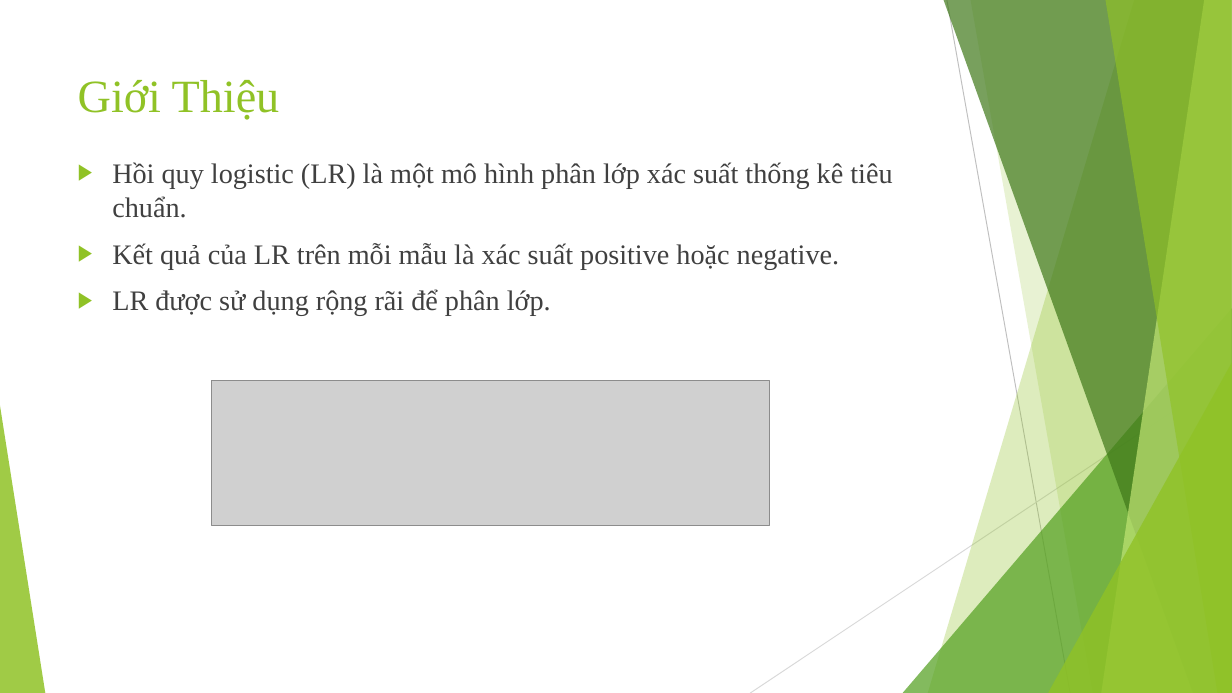
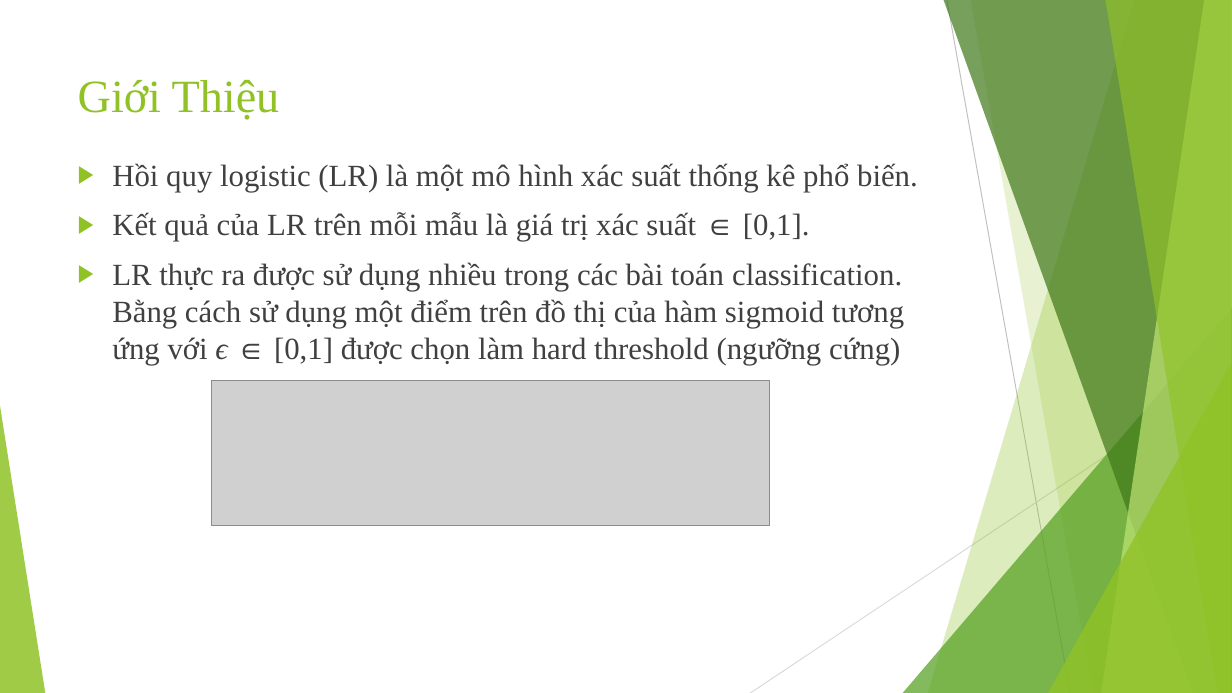
Before and after one commit to giangptdev/Project-3, a slide deck: slide 3 of slides.pptx. Drawn at 1232x693 pixels with LibreOffice and Linux fonts; fonts in the diff are those of the drawing; grey boxes stand for pictures. Boxes give left, top, right and bottom in pixels: in the first picture for what was removed or moved away, otherwise in the second. Text is boxed around its words. In the diff, an @@ line names an element or a change of style, - is before the commit and + after.

```diff
--- a/slides.pptx
+++ b/slides.pptx
@@ text at (112, 163, 918, 365): text changed; size 22 to 24 pt @@
-▶ Hồi quy logistic (LR) là một mô hình phân lớp xác suất thống kê tiêu chuẩn.
-▶ Kết quả của LR trên mỗi mẫu là xác suất positive hoặc negative.
-▶ LR được sử dụng rộng rãi để phân lớp.
+▶ Hồi quy logistic (LR) là một mô hình xác suất thống kê phổ biến.
+▶ Kết quả của LR trên mỗi mẫu là giá trị xác suất ∈ [0,1].
+▶ LR thực ra được sử dụng nhiều trong các bài toán classification. Bằng cách sử dụng một điểm trên đồ thị của hàm sigmoid tương ứng với ϵ ∈ [0,1] được chọn làm hard threshold (ngưỡng cứng)
```
Also in this commit, not shown: 1 other slide changed, 1 slide added.
